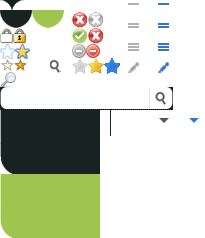
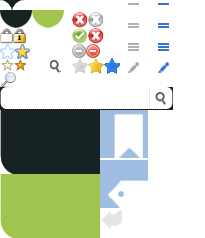
The second 205x238 image is a revision of the first. Changes to its layers:
removed group "arrows" (2 layers) over bbox(159, 118, 199, 123)
removed layer "Layer 1" from group "arrows" over bbox(159, 118, 169, 123)
removed layer "down, normal" from group "arrows" over bbox(189, 118, 199, 123)
removed layer "Shape 1" from group "Tab Bar" over bbox(110, 110, 111, 136)
added group "Section Images" with 7 layers above "Display Options" over bbox(100, 110, 148, 229)
added layer "column_arrow" (50%) in group "Section Images" over bbox(102, 210, 122, 229)
added group "Tag" (1st of 2, in "Section Images") with 2 layers in group "Section Images" over bbox(100, 160, 148, 208)
added layer "Tag" (2nd of 2, in "Section Images" › "Tag") in group "Tag" over bbox(108, 180, 148, 208)
added layer "Shape 2 copy" in group "Tag" over bbox(100, 160, 148, 208)
added group "Bookmark" (1st of 2, in "Section Images") with 2 layers in group "Section Images" over bbox(100, 110, 148, 162)
added layer "Bookmark" (2nd of 2, in "Section Images" › "Bookmark") in group "Bookmark" over bbox(114, 114, 143, 162)
added layer "Shape 2" in group "Bookmark" over bbox(100, 110, 148, 158)
